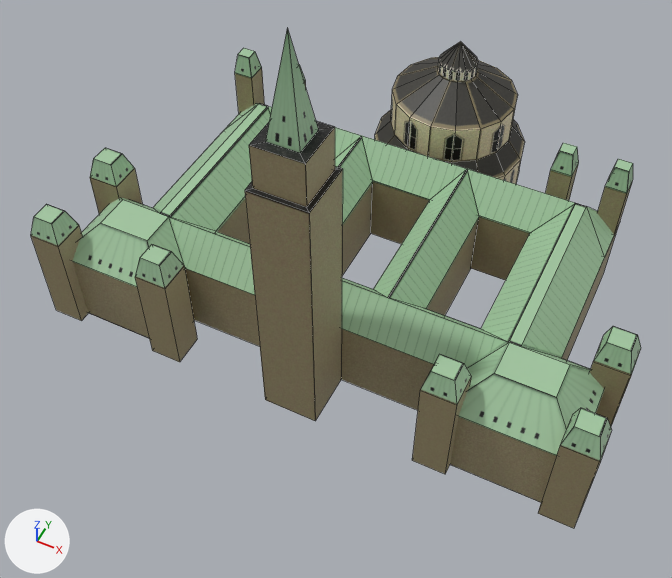
The Blender file centre-block/centre-block.blend as it was, and as the next commit left it.
One viewpoint serves both versions: a camera (50 mm lens) standing at (60.9, -149.9, 169.6) and looking at (-0.6, -26.9, 15.9). Arrows for +X, +Y and +Z are at lower left; the lights stay in place. Mesh edges are drawn as thin lines.

In view in the first picture: 'Library', 'Main building', 'North towers', 'Peace Tower', 'South corner towers'.
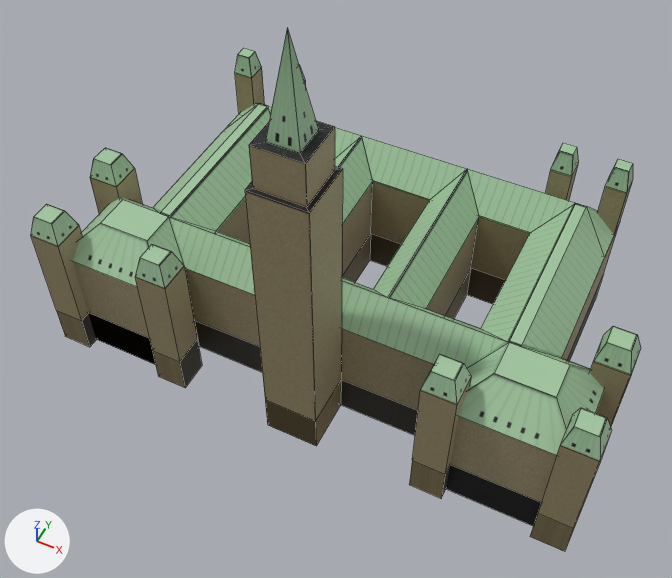
Boxes [x1, y1, x2, y2] around the edits, measured in the pictures (672 x 578 px):
'Main building', reshaped (6% taller)
    before: [73, 103, 620, 502]
    after: [73, 103, 620, 526]
'Peace Tower', reshaped (6% taller)
    before: [245, 28, 343, 421]
    after: [245, 28, 343, 446]
'South corner towers', reshaped (6% taller)
    before: [31, 148, 641, 529]
    after: [31, 148, 641, 552]
'Library', deleted
    before: [375, 41, 525, 184]
part 1 of me_cube, added (brown)
    after: [265, 380, 341, 446]
part 2 of me_cube_001, built on (black)
    after: [88, 234, 603, 526]
part 3 of me_cube_006, added (brown)
    after: [56, 310, 573, 552]

The edits, one by one:
me_cube is used by ob_peace_tower; location (0.0, -44.2, 44.2); scale (6.25, 6.25, 31.0).
Verts and faces of me_cube; kept vertices keep their numbers, new ones are numbered from 28.
Before the commit, vertices of me_cube: 1 (1.0, 1.0, -1.43) at pixel (341, 379), 3 (1.0, -1.0, -1.43) at pixel (315, 421), 5 (-1.0, 1.0, -1.43), 7 (-1.0, -1.0, -1.43) at pixel (265, 399).
me_cube had 28 vertices, 25 faces and spanned x -1.0..1.0, y -1.0..1.0, z -1.43..1.54.
me_cube now has 32 vertices, 29 faces and spans x -1.0..1.0, y -1.0..1.0, z -1.75..1.54.
Part 1, on me_cube:
New vertices 28 to 31 stand at vertices 1, 3, 5, 7, in that order, plus (0.0, 0.0, -0.32).
New faces: (1, 28, 30, 5), (3, 7, 31, 29), (5, 30, 31, 7), (1, 3, 29, 28).
me_cube_001 is used by ob_main_building; location (0.0, -32.2, 9.0); scale (29.9, 5.53, 51.4).
me_cube_001 had 82 vertices, 55 faces, 2 loose edges and spanned x -2.0..2.0, y -2.78..9.44, z -0.18..0.31.
me_cube_001 now has 110 vertices, 84 faces, 2 loose edges and spans x -2.0..2.0, y -2.78..9.44, z -0.37..0.31.
Part 2, on me_cube_001:
2 faces are deleted.
28 new vertices lie (0.0, 0.0, -0.19) away from vertices in x -2.0..2.0, y -2.78..9.44, z -0.18.
31 new faces join them.
me_cube_006 is used by ob_south_corner_towers; location (0.0, -39.2, 18.3); scale (3.75, 3.75, 12.5).
me_cube_006 had 72 vertices, 54 faces and spanned x -17.0..17.0, y -2.9..4.8, z -1.5..0.9.
me_cube_006 now has 96 vertices, 78 faces and spans x -17.0..17.0, y -2.9..4.8, z -2.3..0.9.
Part 3, on me_cube_006:
24 new vertices lie (0.0, 0.0, -0.8) away from vertices in x -17.0..17.0, y -2.9..4.8, z -1.5.
24 new faces join them.
Object 'Library' (ob_library) is deleted.
